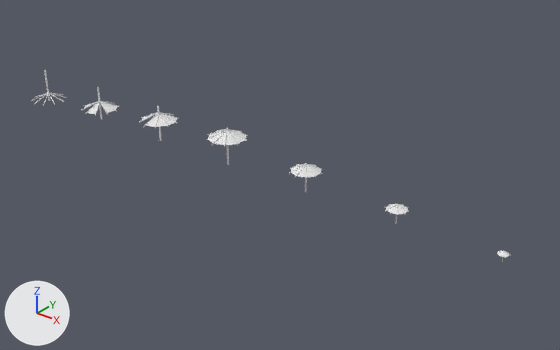
A saved change to the Blender file landscape/trees/toyland/1961-1967.blend.
One viewpoint serves both versions: a 50 mm lens placed at (9.8, -26.7, 17.0), pointed at (-12.5, 1.2, -0.3). Every picture has the same lights, and +X, +Y and +Z are marked at lower left.
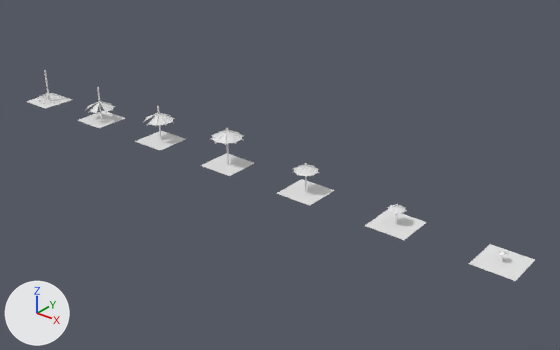
Changed parts and their boxes (x1, y1, x2, y2) in the pictures (560 x 350 px; the box of a moved part takes in the faces that stretch with it):
'Plane.006', added
    after: (469, 244, 535, 281)
'Plane.005', added
    after: (365, 210, 427, 240)
'Plane.004', added
    after: (277, 179, 335, 206)
'Plane', added
    after: (201, 153, 254, 176)
'Plane.001', added
    after: (135, 131, 186, 151)
'Cylinder.006', mesh rescaled (19% narrower, 11% shorter)
    before: (206, 129, 248, 147)
    after: (210, 129, 244, 145)
'Plane.002', added
    after: (78, 111, 125, 128)
'Cylinder.010', mesh rescaled (20% narrower, 12% shorter)
    before: (139, 112, 179, 128)
    after: (143, 112, 175, 126)
'Cylinder.005', mesh rescaled
    before: (289, 164, 323, 179)
    after: (293, 165, 319, 176)
'Plane.003', added
    after: (26, 93, 72, 109)
'Cylinder.002', mesh rescaled
    before: (385, 204, 409, 214)
    after: (387, 204, 407, 214)
'Cylinder.001', mesh rescaled
    before: (497, 251, 509, 257)
    after: (498, 251, 508, 257)
part 2 of me_cylinder_002, moved or reshaped
    before: (206, 129, 509, 257)
    after: (210, 129, 508, 257)

The change, as a diff of the scene's bpy script:
```diff
--- a/landscape/trees/toyland/1961-1967.blend.py
+++ b/landscape/trees/toyland/1961-1967.blend.py
@@ mat_special_shadowonly @@
+mat_special_shadowonly = bpy.data.materials.new('Special_ShadowOnly')
@@ me_cylinder_000 @@
 me_cylinder_000.from_pydata(...)  # 160 vertices, 140 faces; spans x -1.05..1.05, y -1.1..1.1, z 1.16..1.63
 # used by ob_cylinder_010; location = (-20.0, 0.0, 0.0)
+# me_cylinder_000 part 1: the whole mesh is scaled about its middle by (0.8, 0.8, 1)
 me_cylinder_000.materials.append(mat_toyland_cc)
@@ me_cylinder_002 @@
 me_cylinder_002.from_pydata(...)  # 160 vertices, 142 faces; spans x -1.05..1.05, y -1.1..1.1, z 1.46..1.93
 # used by ob_cylinder_006; location = (-15.0, 0.0, 0.0)
+# me_cylinder_002 part 2: the whole mesh is scaled about its middle by (0.8, 0.8, 1)
 me_cylinder_002.materials.append(mat_toyland_cc)
@@ me_plane @@
+me_plane.from_pydata([(1.0, -1.0, 0.0), (-1.0, -1.0, 0.0), (1.0, 1.0, 0.0), (-1.0, 1.0, 0.0)], [], [(2, 3, 1, 0)])
+me_plane.materials.append(mat_special_shadowonly)
@@ ob_plane @@
+ob_plane = bpy.data.objects.new('Plane', me_plane)
+ob_plane.location = (-15.0, 0.0, 0.0)
@@ ob_plane_006 @@
+ob_plane_006 = bpy.data.objects.new('Plane.006', me_plane)
+ob_plane_006.location = (0.0, 0.0, 0.0)
@@ ob_plane_005 @@
+ob_plane_005 = bpy.data.objects.new('Plane.005', me_plane)
+ob_plane_005.location = (-5.0, 0.0, 0.0)
@@ ob_plane_004 @@
+ob_plane_004 = bpy.data.objects.new('Plane.004', me_plane)
+ob_plane_004.location = (-10.0, 0.0, 0.0)
@@ ob_plane_003 @@
+ob_plane_003 = bpy.data.objects.new('Plane.003', me_plane)
+ob_plane_003.location = (-30.0, 0.0, 0.0)
@@ ob_plane_002 @@
+ob_plane_002 = bpy.data.objects.new('Plane.002', me_plane)
+ob_plane_002.location = (-25.0, 0.0, 0.0)
@@ ob_plane_001 @@
+ob_plane_001 = bpy.data.objects.new('Plane.001', me_plane)
+ob_plane_001.location = (-20.0, 0.0, 0.0)
```
